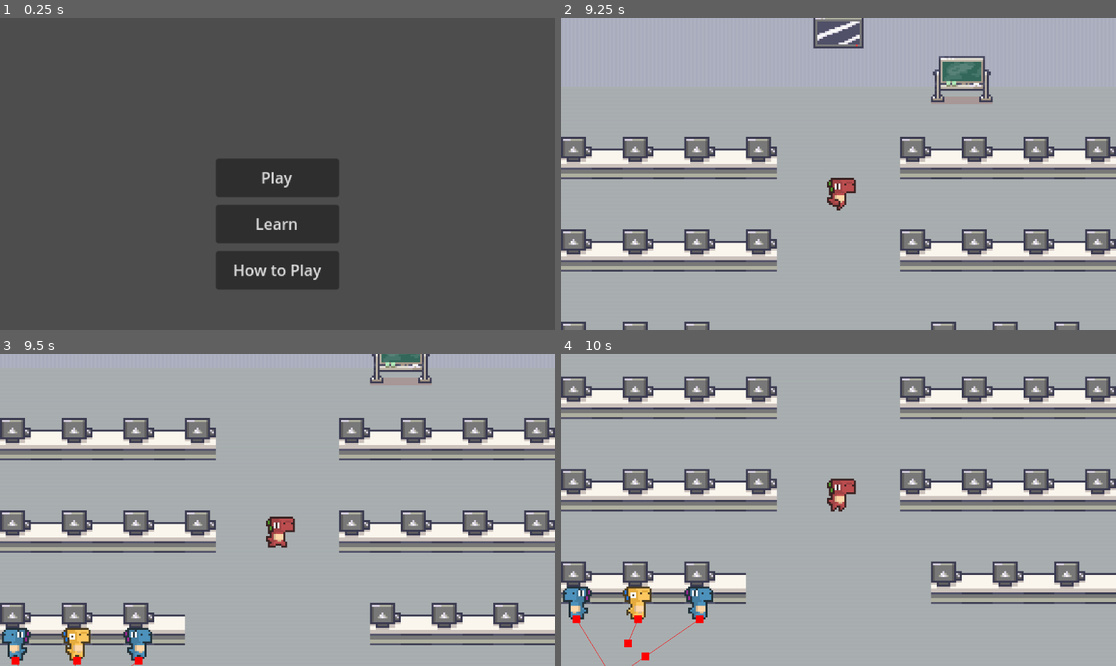
Above: before the commit, frames 1-4 (two rows, left to right).
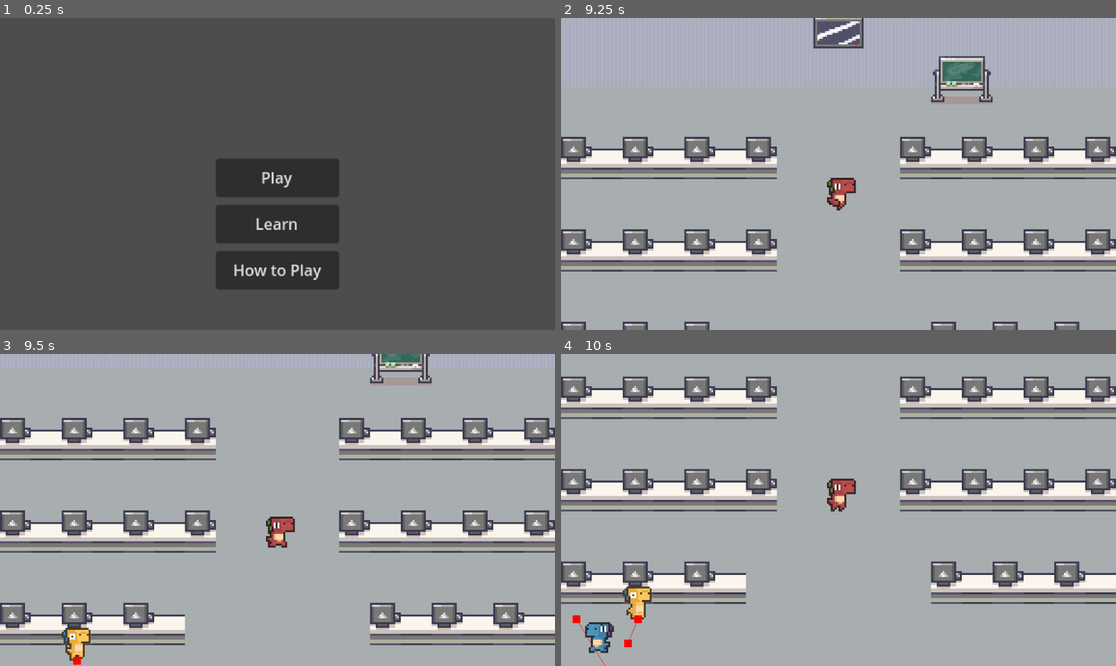
Above: after the commit, the same moments.

Repository: Raikosuu/Full-Tech-Panic_Public
Game: Godot game, scene res://scenes/main_menu.tscn
The game is run twice, just before and just after one commit, with the same random seed, the same clock (stepped at 60 frames per second) and the same inputs.
Inputs (mouse positions are in pixels of both pictures, inside the frame that each line leads up to):
- Up to frame 1 (0.25 s): no input
- Up to frame 2 (9.25 s): click "Play" at 0.5 s; move the mouse to (810, 236) at 1.27 s; hold W (move_up) 1.28-2 s; click (810, 236) at 1.42 s; drag from (1005, 220) to (572, 239) at 2.02 s; move the mouse to (672, 127) at 2.77 s; hold A (move_left) 2.78-3.5 s; drag from (866, 174) to (760, 261) at 3.52 s; move the mouse to (755, 96) at 4.27 s; hold S (move_down) 4.28-5 s; drag from (960, 158) to (866, 220) at 5.02 s; move the mouse to (727, 189) at 5.77 s; hold W (move_up) 5.78-6.5 s; click (727, 189) at 5.92 s; drag from (894, 105) to (927, 258) at 6.52 s; move the mouse to (810, 236) at 7.27 s; hold D (move_right) 7.28-8 s; drag from (1005, 220) to (1082, 261) at 8.02 s; move the mouse to (672, 127) at 8.77 s; hold S (move_down) from 8.78 s (still down)
- Up to frame 3 (9.5 s): keep holding S (move_down)
- Up to frame 4 (10 s): release S (move_down) at 9.5 s; drag from (866, 510) to (1038, 475) at 9.52 s

Frames 1-2 are identical in both runs. In frame 3, 0.9% of the frame differs, in the area x 0-28%, y 87-100%; in frame 4, 1.3%, in the area x 0-28%, y 74-100%.

Commit message:
spawn interval added

Diff:
--- a/scripts/npc_spawn.gd
+++ b/scripts/npc_spawn.gd
@@ -26,3 +26,7 @@
 		get_parent().get_node("npc_handler").add_child(npcs)
 
 		spawn_count += 1
+
+		#spawn at random intervals
+		$Timer.wait_time = randf_range(3, 8)
+		$Timer.start()
